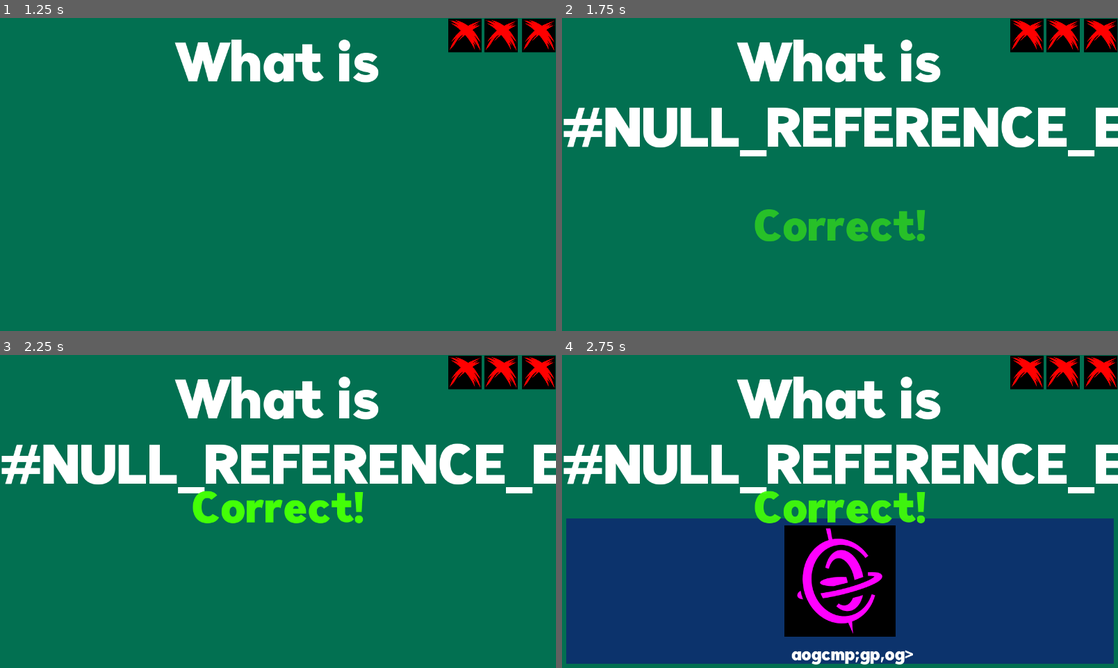
Above: before the commit, frames 1-4 (two rows, left to right).
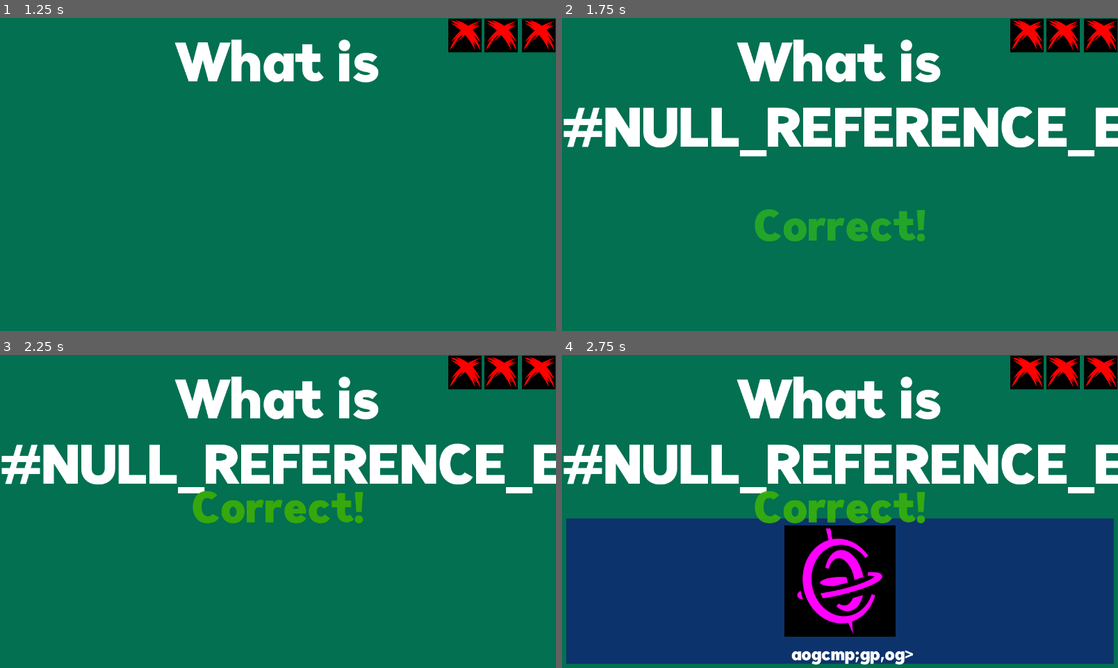
Above: after the commit, the same moments.

Repository: szymon112233/Filmufkapro
Game: Godot game, scene res://Main.tscn
Same seed, same stepped clock (60 frames per second), same inputs: the game is played once before the commit and once after it.
Inputs:
- Up to frame 1 (1.25 s): tap Enter at 0.5 s; hold Right (right_option) from 0.53 s (still down)
- Up to frame 2 (1.75 s): tap Space at 1.25 s; release Right (right_option) at 1.28 s; hold Left (left_option) from 1.28 s (still down)
- Up to frame 3 (2.25 s): release Left (left_option) at 2.03 s; hold Right (right_option) from 2.03 s (still down)
- Up to frame 4 (2.75 s): keep holding Right (right_option)

Frame 1 is identical in both runs. In frame 2, 1.3% of the frame differs, in the area x 34-66%, y 61-72%; in frame 3, 1.5%, in the area x 34-66%, y 43-54%; in frame 4, 1.5%.

Commit message:
Better color of correct label.

Diff:
--- a/UI/CorrectAnim.tres
+++ b/UI/CorrectAnim.tres
@@ -13,7 +13,7 @@
 "times": PoolRealArray( 0, 0.8, 1.4, 2 ),
 "transitions": PoolRealArray( 1, 1, 1, 1 ),
 "update": 0,
-"values": [ Color( 0.266667, 1, 0.0313726, 0 ), Color( 0.266667, 1, 0.0313726, 1 ), Color( 0.266667, 1, 0.0313726, 1 ), Color( 0.266667, 1, 0.0313726, 0 ) ]
+"values": [ Color( 0.266667, 1, 0.0313726, 0 ), Color( 0.215686, 0.662745, 0.0509804, 1 ), Color( 0.215686, 0.662745, 0.0509804, 1 ), Color( 0.266667, 1, 0.0313726, 0 ) ]
 }
 tracks/1/type = "value"
 tracks/1/path = NodePath("CorrectLabel:margin_top")
